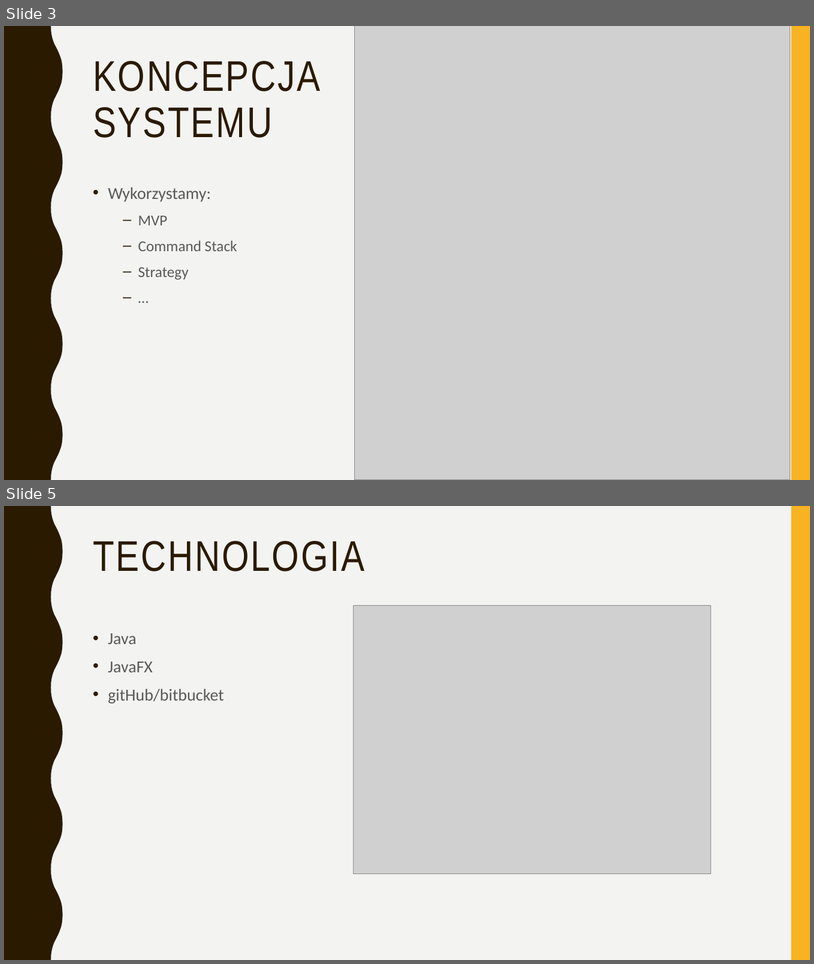
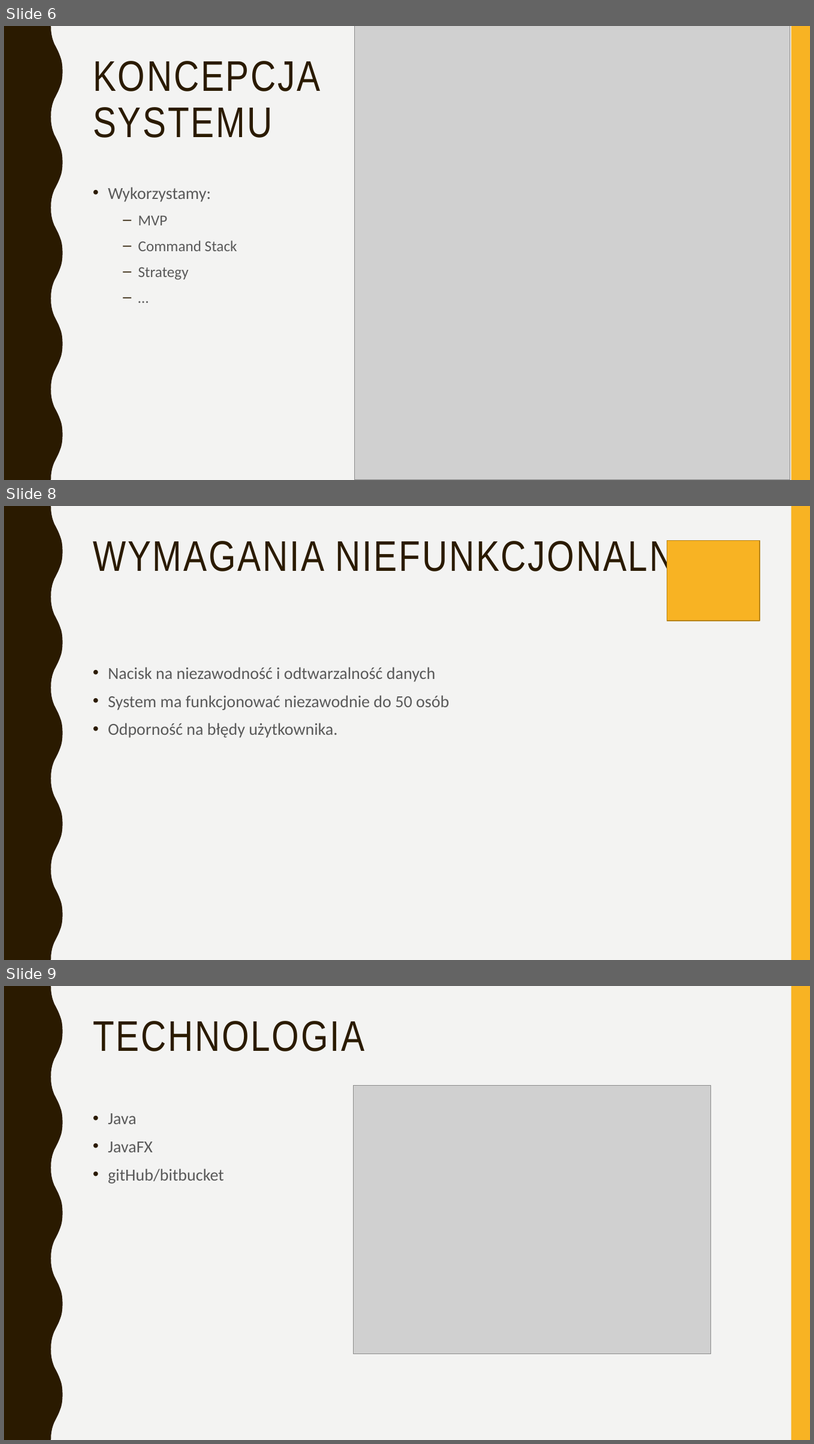
Before and after one commit to MarcinSosniak/FencingChampionshipsProgram, a slide deck: Prezentacja/prezentacja1PP.pptx. Shown one above the other, each under a label of ours: slides 3 and 5 before the commit, slides 6, 8 and 9 after it; the slides between them are not shown. The pictures are 814x964 and 814x1444 pixels, drawn with LibreOffice and Linux fonts; fonts in the diff are those of the drawing; grey boxes stand for pictures. Boxes give left, top, right and bottom in pixels: in the first picture for what was removed or moved away, otherwise in the second. Text is boxed around its words. In the diff, an @@ line names an element or a change of style, - is before the commit and + after.

```diff
--- a/Prezentacja/prezentacja1PP.pptx
+++ b/Prezentacja/prezentacja1PP.pptx
@@ slide 8 added at (x1=4, y1=506, x2=810, y2=960), background #F3F3F2; not listed: 2 template elements that a slide beside it also shows @@
@@ title added at (x1=93, y1=540, x2=700, y2=579), 51 pt, text #2A1A00 @@
+WYMAGANIA NIEFUNKCJONALNE
@@ rectangle added at (x1=668, y1=540, x2=760, y2=621), fill #F8B323, outline #B7841A 1 pt @@
@@ text added at (x1=108, y1=667, x2=449, y2=738), 20 pt, text #595959 @@
+• Nacisk na niezawodność i odtwarzalność danych
+• System ma funkcjonować niezawodnie do 50 osób
+• Odporność na błędy użytkownika.
@@ what was slide 3 is now slide 6 @@
@@ what was slide 5 is now slide 9 @@
```
Also in this commit, not shown: 2 slides changed, 3 other slides added, 1 other file.
